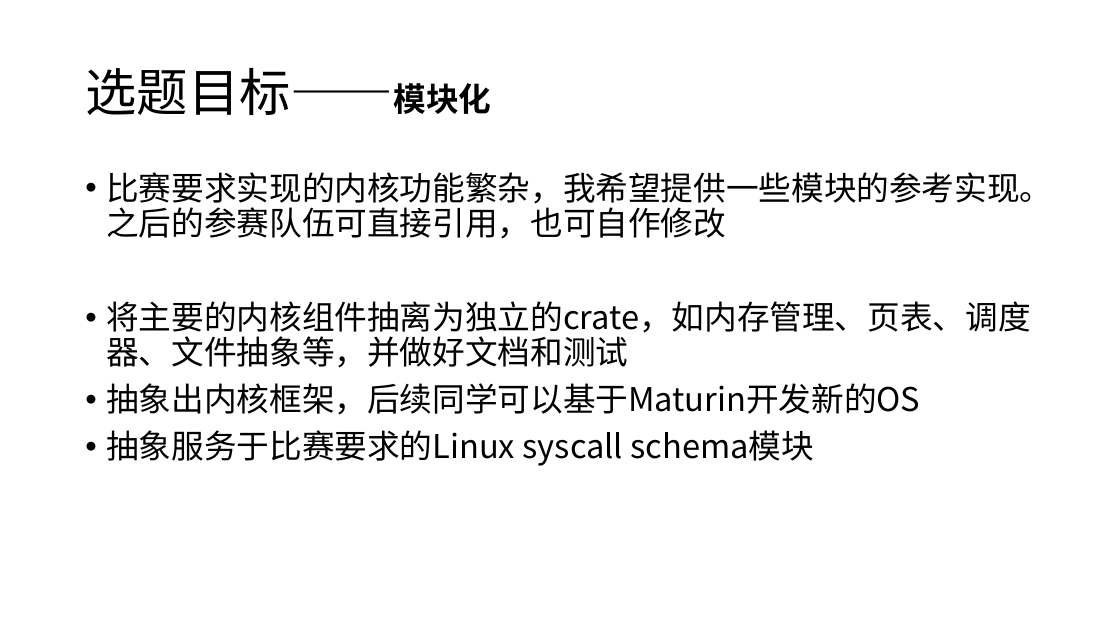
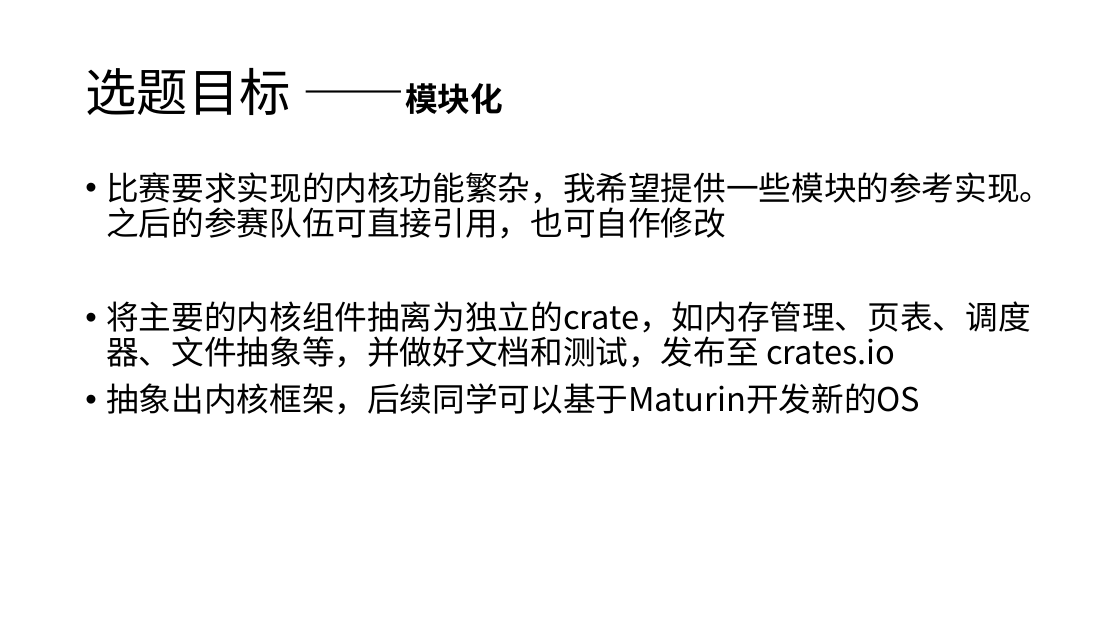
Before and after one commit to scPointer/maturin, a slide deck: slide 6 of repo/20230105.pptx. Drawn at 1120x630 pixels with LibreOffice and Linux fonts; fonts in the diff are those of the drawing. Boxes give left, top, right and bottom in pixels: in the first picture for what was removed or moved away, otherwise in the second. Text is boxed around its words. In the diff, an @@ line names an element or a change of style, - is before the commit and + after.

```diff
--- a/repo/20230105.pptx
+++ b/repo/20230105.pptx
@@ title at (85,68,503,115): spaces changed @@
-选题目标——模块化
+选题目标 ——模块化
@@ text at (106,301,1030,368): text changed @@
-• 将主要的内核组件抽离为独立的crate，如内存管理、页表、调度器、文件抽象等，并做好文档和测试
+• 将主要的内核组件抽离为独立的crate，如内存管理、页表、调度器、文件抽象等，并做好文档和测试，发布至 crates.io
@@ text at (106,430,815,466): paragraph removed @@
-• 抽象服务于比赛要求的Linux syscall schema模块
```
Also in this commit, not shown: 11 other slides changed, 1 slide added, 1 other file.
